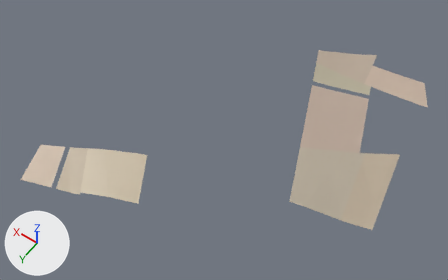
An edit to the glTF model assets/malta/countryside/farm_-1_7_soil.glb, drawn before and after from the same camera.
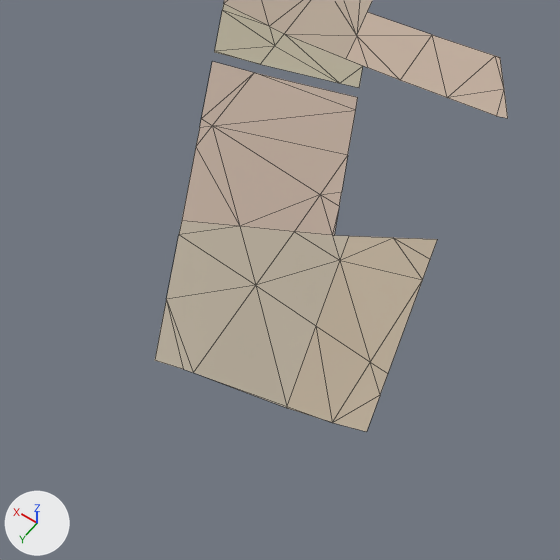
Old and new are each drawn whole from a 50 mm lens placed at (-90.0, 285.0, 924.0), pointed at (268.0, -216.0, 136.0) and again close up on the part from 51% to 100% of the width and 22% to 100% of the height. Lighting does not change. The marker at lower left points along +X, +Y and +Z. The older version's two pictures come first. The close-ups show mesh edges as thin lines. Vertices at exactly the same position are counted once.

Objects in the first close-up: 'geometry_0'.
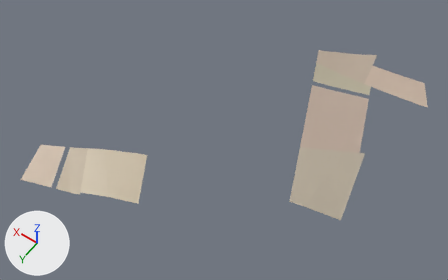
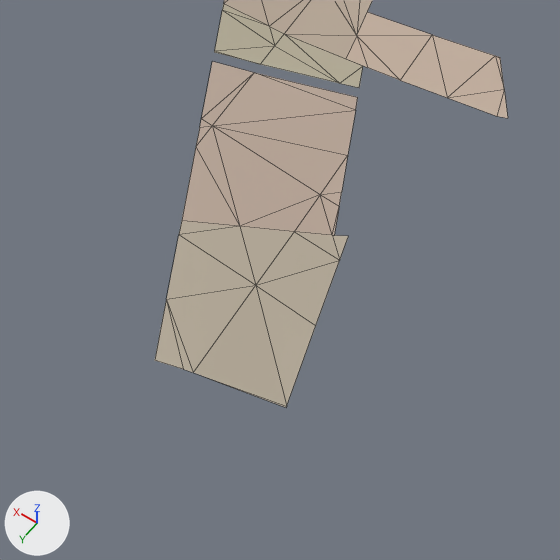
What differs and where, as boxes (x1, y1, x2, y2) in the close-ups (560 x 560 px):
```json
{"object": "geometry_0", "change": "reshaped", "before": [155, 0, 508, 432], "after": [155, 0, 508, 407]}
{"part": 1, "of": "me_geometry_0", "change": "deleted", "before": [286, 236, 437, 432], "on screen": "beige"}
```

The change, as JSON lines over the scene's bpy script:
```json
{"block": "me_geometry_0", "where": "# used by ob_geometry_0; location = (0.0, 0.0, 0.0)"}
{"block": "me_geometry_0", "where": "# verts and faces of me_geometry_0; kept vertices keep their numbers, new ones are numbered from 118"}
{"block": "me_geometry_0", "where": "# before: 97 (71.0, -325.0, 135.0) at pixel (348, 235), 98 (68.0, -308.0, 132.0) at pixel (339, 260), 100 (58.0, -260.0, 127.0) at pixel (315, 325), 105 (46.0, -206.0, 118.0) at pixel (286, 406), 106 (46.0, -205.0, 117.0) at pixel (286, 407)"}
{"block": "me_geometry_0", "where": "# before: 108 (20.0, -214.0, 114.0) at pixel (332, 422), 109 (5.0, -245.0, 118.0) at pixel (380, 394), 110 (20.0, -260.0, 121.0) at pixel (370, 362), 111 (1.0, -220.0, 114.0) at pixel (366, 431), 112 (8.0, -260.0, 119.0) at pixel (388, 373)"}
{"block": "me_geometry_0", "where": "# before: 113 (20.0, -325.0, 130.0) at pixel (422, 279), 114 (48.0, -340.0, 135.0) at pixel (393, 237), 115 (23.0, -340.0, 133.0) at pixel (430, 259), 116 (25.0, -355.0, 135.0) at pixel (437, 239), 117 (46.0, -206.0, 117.0) at pixel (287, 408)"}
{"op": "remove", "block": "me_geometry_0", "code": "me_geometry_0.from_pydata(...)  # 118 vertices, 124 faces; spans x 1.0..496.0, y -507.0..26.0, z 114.0..171.0"}
{"op": "add", "block": "me_geometry_0", "code": "me_geometry_0.from_pydata(...)  # 108 vertices, 110 faces; spans x 29.0..496.0, y -507.0..26.0, z 117.0..171.0"}
{"block": "me_geometry_0", "change": "me_geometry_0 part 1"}
{"op": "add", "block": "me_geometry_0", "code": "delete_vertices([*range(108, 118)])  # with the faces that use them"}
```
